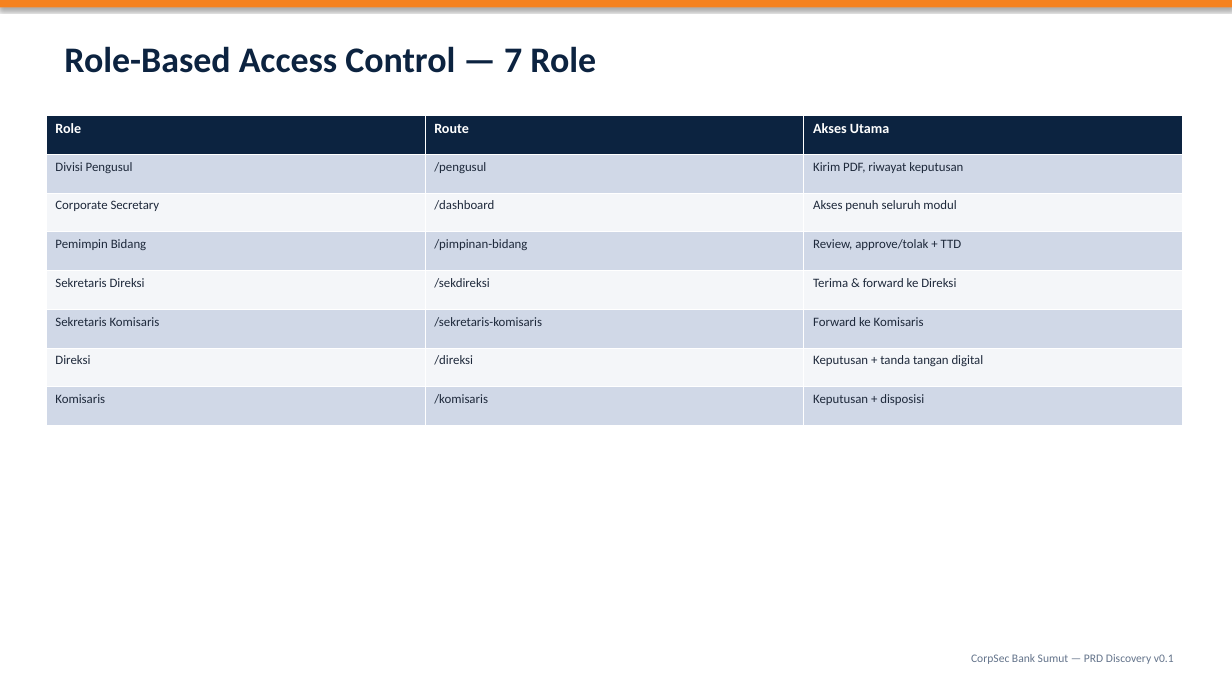
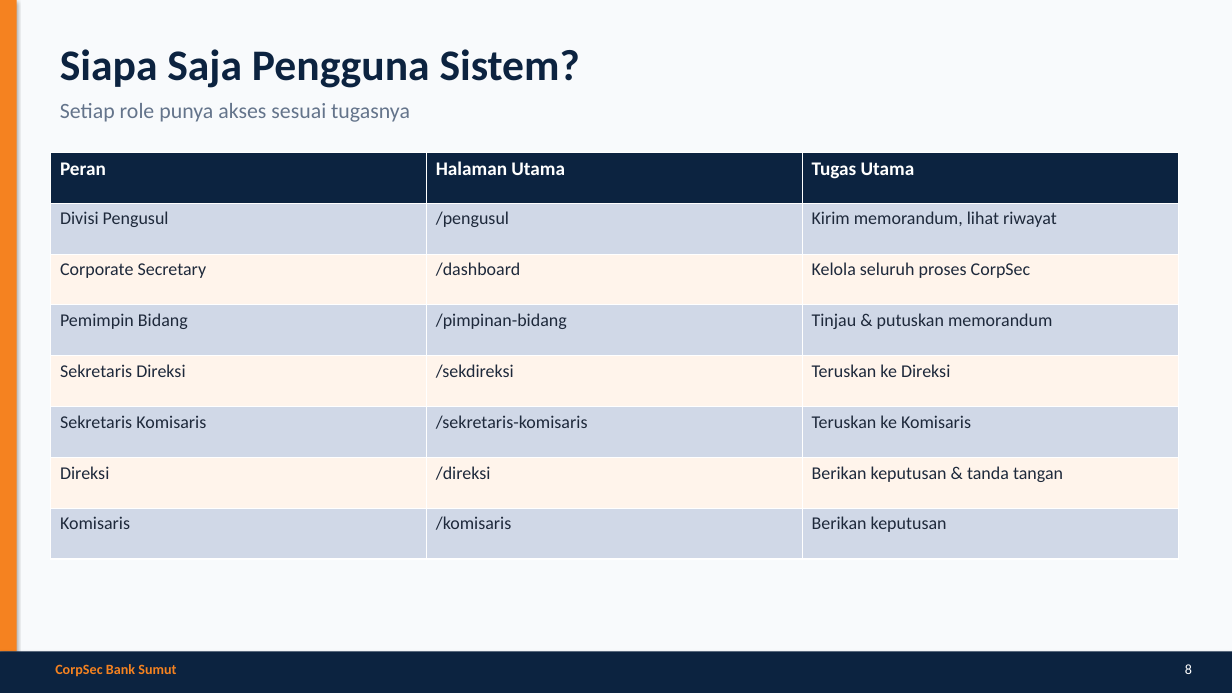
Before and after one commit to kelompok8ai/repo-day1-a, a slide deck: slide 8 of CorpSec-Bank-Sumut-Presentasi.pptx. Drawn at 1232x693 pixels with LibreOffice and Linux fonts; fonts in the diff are those of the drawing. Boxes give left, top, right and bottom in pixels: in the first picture for what was removed or moved away, otherwise in the second. Text is boxed around its words. In the diff, an @@ line names an element or a change of style, - is before the commit and + after.

```diff
--- a/CorpSec-Bank-Sumut-Presentasi.pptx
+++ b/CorpSec-Bank-Sumut-Presentasi.pptx
@@ background #FFFFFF to #F8FAFC @@
@@ rectangle: place and size @@
-rectangle at [0,0,1232,7]
+rectangle at [0,0,17,652]
@@ text at [60,49,580,122]: text changed; size 28 to 17 pt; text colour #0C2340 to #64748B; bold off @@
-Role-Based Access Control — 7 Role
+Siapa Saja Pengguna Sistem?
+Setiap role punya akses sesuai tugasnya
@@ table at [51,152,1179,559] @@
-row 1: Role | Route | Akses Utama
+row 1: Peran | Halaman Utama | Tugas Utama
-row 2, column 3: Kirim PDF, riwayat keputusan
+row 2, column 3: Kirim memorandum, lihat riwayat
-row 3, column 3: Akses penuh seluruh modul
+row 3, column 3: Kelola seluruh proses CorpSec
-row 4, column 3: Review, approve/tolak + TTD
+row 4, column 3: Tinjau & putuskan memorandum
-row 5, column 3: Terima & forward ke Direksi
+row 5, column 3: Teruskan ke Direksi
-row 6, column 3: Forward ke Komisaris
+row 6, column 3: Teruskan ke Komisaris
-row 7, column 3: Keputusan + tanda tangan digital
+row 7, column 3: Berikan keputusan & tanda tangan
-row 8, column 3: Keputusan + disposisi
+row 8, column 3: Berikan keputusan
@@ fill #F4F6F9 to #FFF4EB in 9 cells @@
@@ size 10 to 14 pt in "Divisi Pengusul", "/pengusul", "Corporate Secretary", "/dashboard" and 10 more places @@
@@ table: place and size @@
-table at [46,116,1183,426]
+table at [51,152,1179,559]
@@ rectangle added at [0,652,1232,693], fill #0C2340 @@
@@ text at [55,664,176,677]: text changed; size 9 to 11 pt; text colour #64748B to #F58220; bold on @@
-CorpSec Bank Sumut — PRD Discovery v0.1
+CorpSec Bank Sumut
@@ text added at [1185,664,1192,674], 11 pt, text #FFFFFF @@
+8
```
Also in this commit, not shown: 4 other slides changed, 10 slides added, 10 slides removed, 2 other files.
